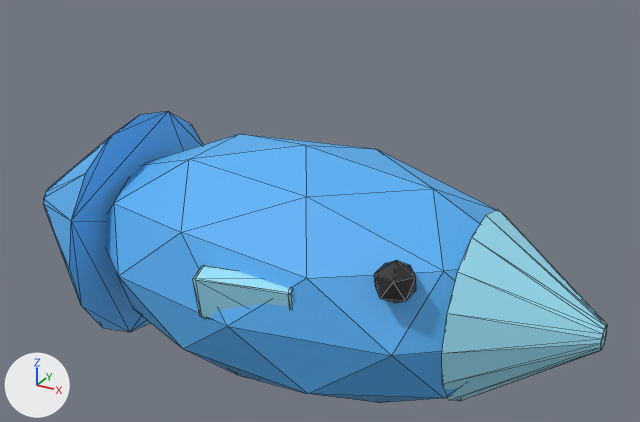
The glTF model assets/models/seaside-catch/fish.glb as it was, and as the next commit left it.
Rendered twice from a 50 mm lens placed at (0.701, -1.226, 0.999), pointed at (0.012, 0.027, 0.372). Lighting does not change. The marker at lower left points along +X, +Y and +Z. The first picture is the older version. Mesh edges are drawn as thin lines. Where no turn or scale is listed for an object, it has been applied to the vertices.

Names of what the first picture shows: 'body', 'eye', 'fin', 'nose', 'tail'.
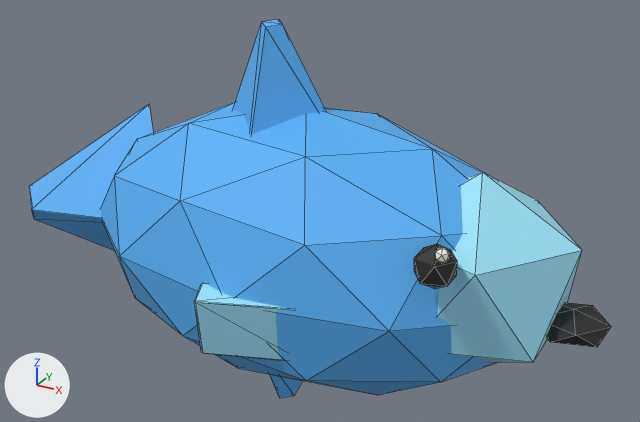
Where the change shows, as pixel boxes (x1, y1, x2, y2) in the pictures (640 x 422 px):
'body', moved, rescaled (9% taller)
    before: (105, 134, 496, 403)
    after: (101, 102, 497, 395)
'nose', deleted (cyan)
    before: (442, 209, 607, 401)
'light face bulge', added (cyan)
    after: (438, 172, 582, 362)
'tail', deleted (blue)
    before: (43, 112, 203, 332)
'left tail fin', added (blue)
    after: (29, 104, 153, 251)
'top dorsal fin', added (blue)
    after: (233, 19, 326, 135)
'cyan side fin', added (cyan)
    after: (194, 283, 285, 360)
'fin', deleted (cyan)
    before: (193, 265, 293, 318)
'open mouth lip', added (black)
    after: (547, 303, 611, 347)
'bottom fin', added (blue)
    after: (269, 374, 303, 398)
'eye shine', added
    after: (435, 247, 450, 263)

Edits to the bpy script that builds the scene:
```text
Add me_锥体_001:
    me_锥体_001.from_pydata([(0.0, 0.157, -0.103), (0.0, 0.001, 0.127), (0.14, 0.019, -0.124), (0.02, -0.019, 0.124), (0.0, -0.12, -0.145), (0.0, -0.038, 0.121), (-0.14, 0.019, -0.124), (-0.02, -0.019, 0.124)], [], [(0, 1, 3), (0, 3, 2), (2, 3, 5), (2, 5, 4), (3, 1, 7), (3, 7, 5), (4, 5, 7), (4, 7, 6), (6, 7, 1), (6, 1, 0), (0, 2, 4), (0, 4, 6)])
    me_锥体_001.materials.append(mat_blue_009)  # blue #59b3f6
Add me_锥体:
    me_锥体.from_pydata([(-0.042, 0.212, 0.0), (-0.11, -0.06, 0.0), (0.085, 0.085, 0.18), (-0.085, -0.085, 0.035), (0.212, -0.042, 0.0), (-0.06, -0.11, 0.0), (0.085, 0.085, -0.18), (-0.085, -0.085, -0.035)], [], [(0, 1, 3), (0, 3, 2), (2, 3, 5), (2, 5, 4), (3, 1, 7), (3, 7, 5), (4, 5, 7), (4, 7, 6), (6, 7, 1), (6, 1, 0), (0, 2, 4), (0, 4, 6)])
    me_锥体.materials.append(mat_blue_009)  # blue #59b3f6
Add me_锥体_002_1:
    me_锥体_002_1.from_pydata([(0.0, -0.11, 0.095), (0.0, -0.02, -0.095), (0.11, 0.0, 0.095), (0.02, 0.0, -0.095), (0.0, 0.11, 0.095), (0.0, 0.02, -0.095), (-0.11, 0.0, 0.095), (-0.02, 0.0, -0.095)], [], [(0, 1, 3), (0, 3, 2), (2, 3, 5), (2, 5, 4), (3, 1, 7), (3, 7, 5), (4, 5, 7), (4, 7, 6), (6, 7, 1), (6, 1, 0), (0, 2, 4), (0, 4, 6)])
    me_锥体_002_1.materials.append(mat_blue_009)  # blue #59b3f6
Change ob_body:
    ob_body.location: (0.0, 0.0, 0.28) -> (0.0, 0.0, 0.32)
    ob_body.scale: (0.44, 0.25, 0.22) -> (0.43, 0.25, 0.25)
Remove ob_fin:
    ob_fin = bpy.data.objects.new('fin', me_立方体_011)
Remove ob_nose:
    ob_nose = bpy.data.objects.new('nose', me_锥体_002)
Remove ob_tail:
    ob_tail = bpy.data.objects.new('tail', me_锥体_003)
Add ob_top_dorsal_fin:
    ob_top_dorsal_fin = bpy.data.objects.new('top dorsal fin', me_锥体_001)
    ob_top_dorsal_fin.location = (-0.05, 0.0, 0.58)
Add ob_open_mouth_lip:
    ob_open_mouth_lip = bpy.data.objects.new('open mouth lip', me_棱角球_002)  # an icosphere of 20 faces spanning x -0.0581..0.0581, y -0.051..0.051, z -0.025..0.025; in mat_black_009 (black #272727)
    ob_open_mouth_lip.location = (0.47, 0.0, 0.29)
Add ob_light_face_bulge:
    ob_light_face_bulge = bpy.data.objects.new('light face bulge', me_棱角球_001)  # an icosphere of 20 faces spanning x -0.161..0.161, y -0.153..0.153, z -0.17..0.17; in mat_light_blue_009 (cyan #9ee5fa)
    ob_light_face_bulge.location = (0.31, 0.0, 0.34)
Add ob_left_tail_fin:
    ob_left_tail_fin = bpy.data.objects.new('left tail fin', me_锥体)
    ob_left_tail_fin.location = (-0.47, -0.02, 0.32)
Add ob_eye_shine:
    ob_eye_shine = bpy.data.objects.new('eye shine', me_棱角球_004)  # an icosphere of 20 faces spanning x -0.0107..0.0107, y -0.0102..0.0102, z -0.012..0.012; in mat_white (white #f9f3e5)
    ob_eye_shine.location = (0.326, -0.2, 0.46)
Add ob_cyan_side_fin:
    ob_cyan_side_fin = bpy.data.objects.new('cyan side fin', me_立方体)  # 24 vertices, 44 faces; spans x -0.091..0.091, y -0.059..0.059, z -0.058..0.058; in mat_light_blue_009 (cyan #9ee5fa)
    ob_cyan_side_fin.location = (0.03, -0.22, 0.28)
Add ob_bottom_fin:
    ob_bottom_fin = bpy.data.objects.new('bottom fin', me_锥体_002_1)
    ob_bottom_fin.location = (-0.05, 0.0, 0.08)
```
